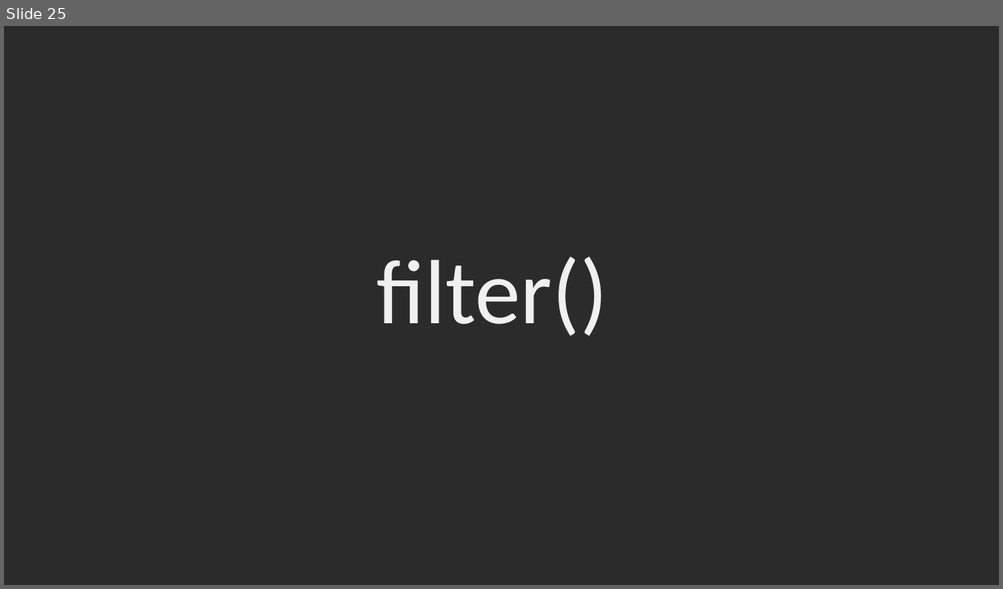
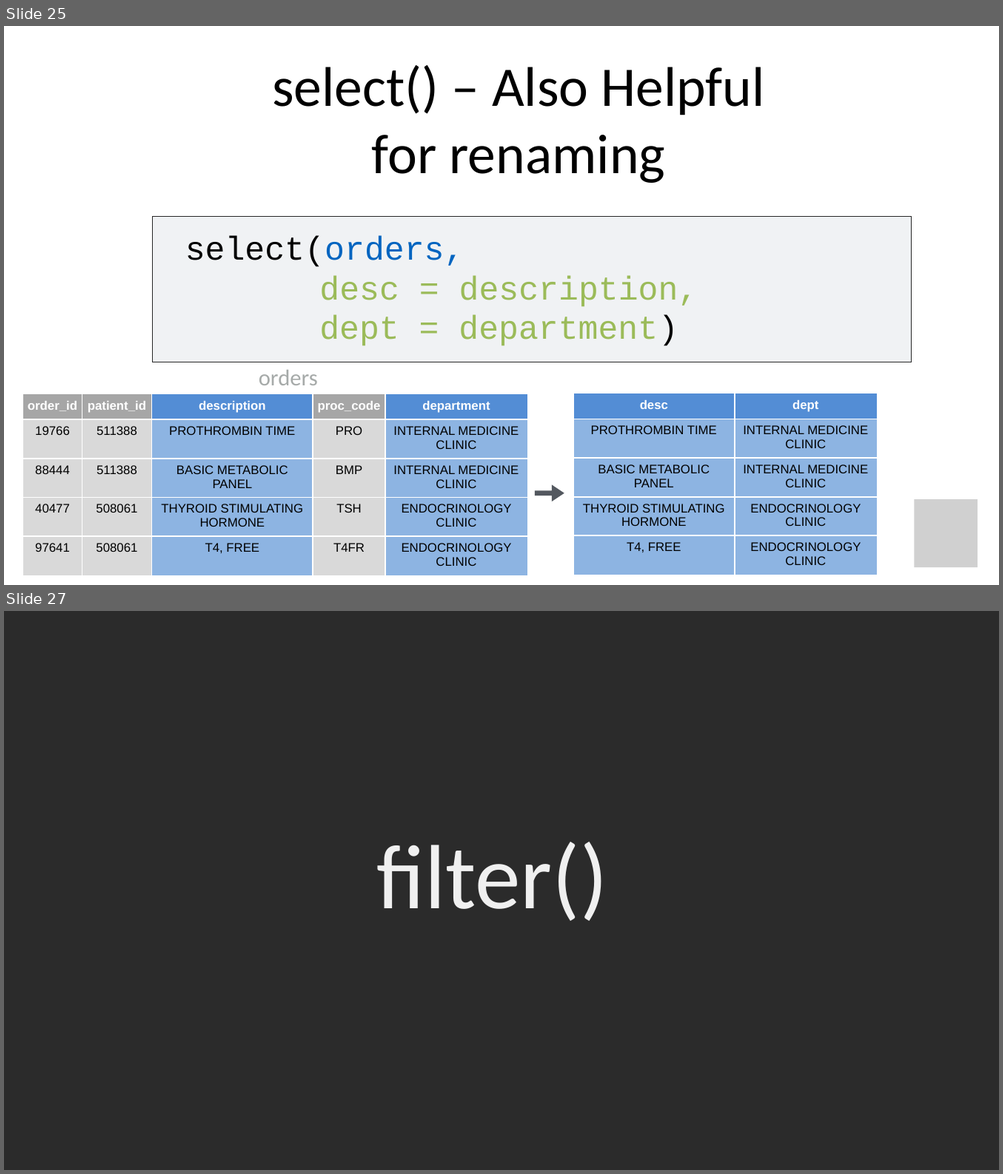
Before and after one commit to amromeo/api_r2020, a slide deck: 03 - Transform.pptx. Shown one above the other, each under a label of ours: slide 25 before the commit, slides 25 and 27 after it; the slides between them are not shown. The pictures are 1003x589 and 1003x1174 pixels, drawn with LibreOffice and Linux fonts; fonts in the diff are those of the drawing; grey boxes stand for pictures; background and template pictures are left out; a plain dark background stands for a picture behind light text. Boxes give left, top, right and bottom in pixels: in the first picture for what was removed or moved away, otherwise in the second. Text is boxed around its words. In the diff, an @@ line names an element or a change of style, - is before the commit and + after.

```diff
--- a/03 - Transform.pptx
+++ b/03 - Transform.pptx
@@ slide 25 added at box(4, 26, 999, 585), background #FFFFFF @@
@@ title added at box(272, 65, 765, 183), 54 pt, text #000000 @@
+select() – Also Helpful for renaming
@@ freeform shape added at box(153, 217, 911, 363), fill #F0F2F4, outline #262626 0.75 pt @@
@@ text added at box(185, 236, 698, 346), 32 pt, text #9BBB59 @@
+select(orders,
+desc = description,
+dept = department)
@@ text added at box(259, 370, 318, 386), 22 pt, text #A6AAA9 @@
+orders
@@ table added at box(22, 395, 527, 575), 5 rows, 5 columns @@
+order_id | patient_id | description | proc_code | department
+19766 | 511388 | PROTHROMBIN TIME | PRO | INTERNAL MEDICINE CLINIC
+88444 | 511388 | BASIC METABOLIC PANEL | BMP | INTERNAL MEDICINE CLINIC
+40477 | 508061 | THYROID STIMULATING HORMONE | TSH | ENDOCRINOLOGY CLINIC
+97641 | 508061 | T4, FREE | T4FR | ENDOCRINOLOGY CLINIC
@@ table added at box(573, 394, 877, 574), 5 rows, 2 columns @@
+desc | dept
+PROTHROMBIN TIME | INTERNAL MEDICINE CLINIC
+BASIC METABOLIC PANEL | INTERNAL MEDICINE CLINIC
+THYROID STIMULATING HORMONE | ENDOCRINOLOGY CLINIC
+T4, FREE | ENDOCRINOLOGY CLINIC
@@ freeform shape added at box(535, 485, 564, 502), fill #53585F @@
@@ picture added at box(914, 500, 978, 568) @@
@@ what was slide 25 is now slide 27 @@
```
Also in this commit, not shown: 3 slides changed, 3 other slides added, 1 other file.
